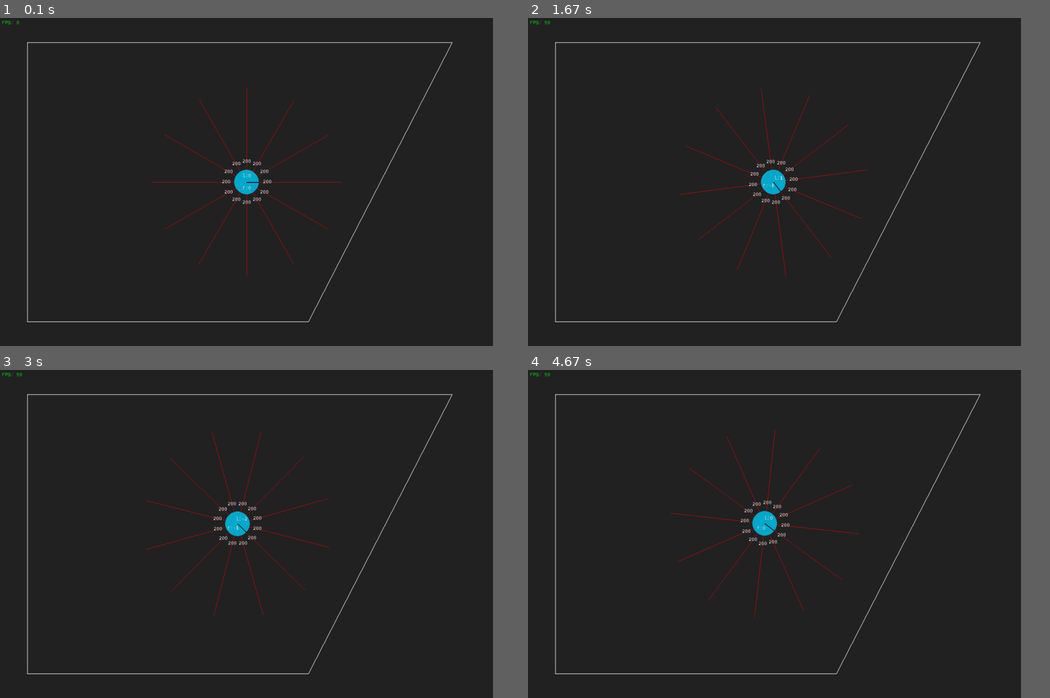
Above: before the commit, frames 1-4 (two rows, left to right).
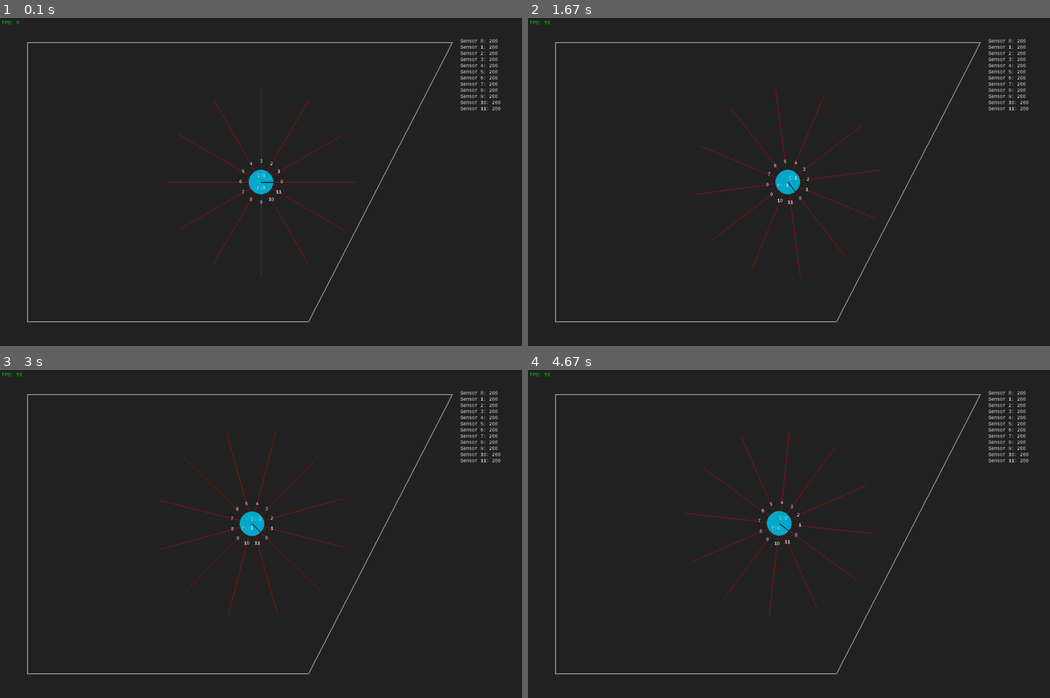
Above: after the commit, the same moments.

Repository: Pascalos99/Autonomous-Robotic-Systems-Assignment
Game: pygame game, started from Assignment 2 - Mobile Robot Simulation/main.py
Two runs of this game, one before a commit and one after it. Both use one fixed random seed, a clock stepped at 60 frames per second and the inputs below.
Inputs:
- Up to frame 1 (0.1 s): no input
- Up to frame 2 (1.67 s): hold D 0.33-0.8 s; hold W 0.83-1.13 s; hold D 1.17-1.63 s
- Up to frame 3 (3 s): hold A 1.67-2.2 s; tap E at 1.82 s; hold S 2.23-2.53 s; hold A 2.57-2.97 s
- Up to frame 4 (4.67 s): hold W 3-3.37 s; tap X at 3.07, 3.47, 3.77, 4.13, 4.53 s; hold D 3.4-4.03 s; tap E at 3.55 s; hold S 4.07-4.43 s; hold A from 4.47 s (still down)
In our replay, the window is 850x566 before the commit and 900x566 after it. These sizes can differ from the game's own. Grey fills any space a smaller window leaves; there, only what the larger window draws over its background counts as a difference.

The runs differ from the first frame. In frame 1, 1.9% of the frame differs, in the area x 29-96%, y 6-93%; in frame 2, 2.0%; in frame 3, 2.0%; in frame 4, 2.1%, in the area x 27-96%, y 6-93%.

Commit message:
Sensordata presentation configurable
It is now possible to configure how sensordata is presented in the
config.ini with the "sensor_data_separate" variable.
Assigning a 0 will show the distances on the sensor lines.
Assinging a 1 will show the distances separately.

Diff:
--- a/Assignment 2 - Mobile Robot Simulation/config.ini
+++ b/Assignment 2 - Mobile Robot Simulation/config.ini
@@ -6,6 +6,7 @@
 
 [PROGRAM]
 fps = 60
-window_width = 1200
+window_width = 1270
 window_height = 800
 speed_step = 0.5
+sensor_data_separate = 1
--- a/Assignment 2 - Mobile Robot Simulation/main.py
+++ b/Assignment 2 - Mobile Robot Simulation/main.py
@@ -18,6 +18,7 @@
 WIDTH, HEIGHT = float(config['PROGRAM']['window_width']), float(config['PROGRAM']['window_height'])
 FPS = float(config['PROGRAM']['fps'])
 FONT = pygame.font.SysFont('Consolas', 14)
+
 
 class Map:
     def __init__(self):
@@ -50,7 +51,7 @@
 
 class Simulation:
     def __init__(self):
-        self.win = pygame.display.set_mode((WIDTH, HEIGHT))
+        self.win = pygame.display.set_mode((WIDTH, HEIGHT), pygame.RESIZABLE)
         self.clock = pygame.time.Clock()
         self.map = Map()
         self.map.load_map_from_json(f'{working_directory}/maps/rect_map_2.json')
@@ -79,6 +80,8 @@
                         self.key_config[event.key]()
                     except KeyError:
                         pass
+                if event.type == pygame.VIDEORESIZE:
+                    self.win = pygame.display.set_mode((event.w, event.h), pygame.RESIZABLE)
 
             self.player.step()
             self.draw()
@@ -149,13 +152,24 @@
         # Show Distance Numbers
         for i in range(self.player.num_sensors):
             distance = self.player.sensor_lines[i][1]
-            text = FONT.render(str(int(round(distance, 0))), False, '#dddddd')
+            if not bool(int(config['PROGRAM']['sensor_data_separate'])):
+                text = FONT.render(str(int(round(distance, 0))), False, '#dddddd')
+            else:
+                text = FONT.render(str(i), False, '#dddddd')
             self.win.blit(text, dest=[
                 (self.player.pos[0] - text.get_width() // 2 + (self.player.radius + 20)
                  * np.cos(i * angle - self.player.direction)),
                 (self.player.pos[1] - text.get_height() // 2 - (self.player.radius + 20)
                  * np.sin(i * angle - self.player.direction)),
             ])
+
+        if bool(int(config['PROGRAM']['sensor_data_separate'])):
+            for i in range(self.player.num_sensors):
+                distance = self.player.sensor_lines[i][1]
+                text = FONT.render(f"Sensor {i}: {int(round(distance, 0))}", False, '#dddddd')
+                self.win.blit(text, dest=[
+                    self.win.get_width() - 150, 50 + i * 15
+                ])
 
     def clear(self):
         self.win.fill('#232323')
